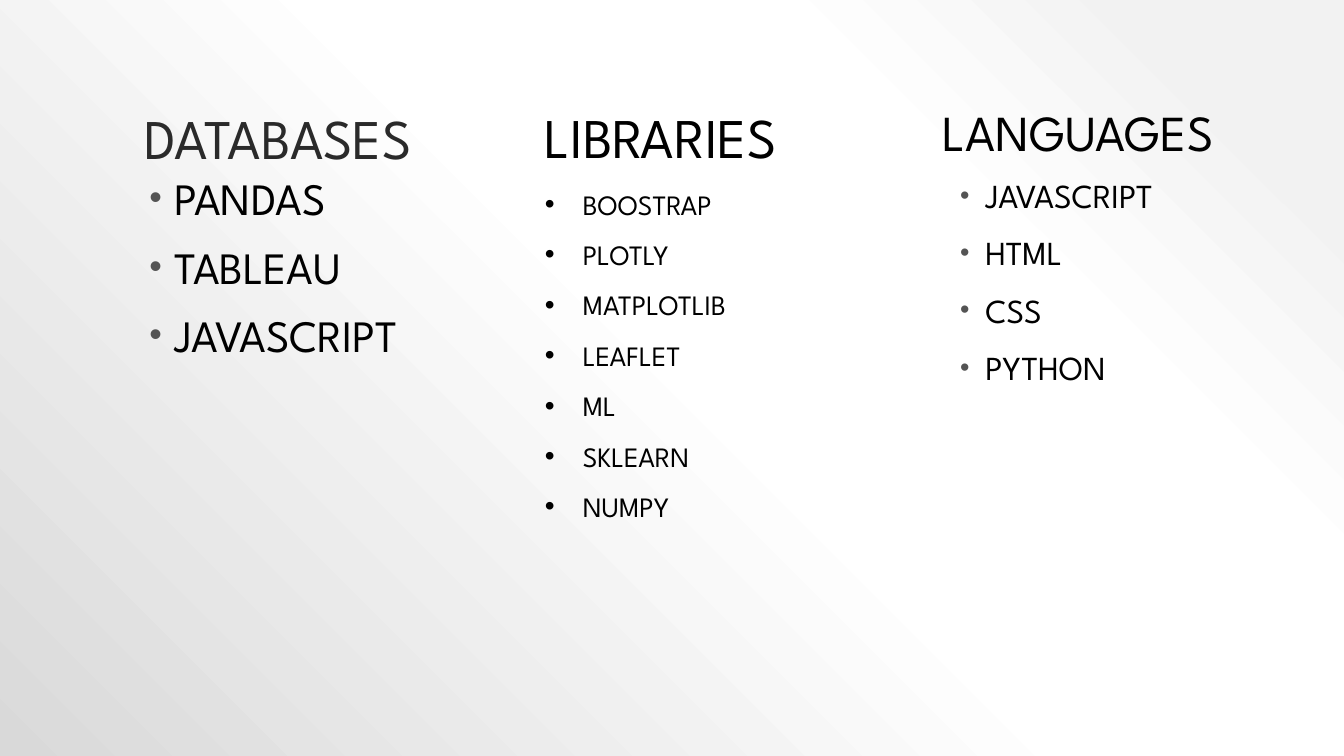
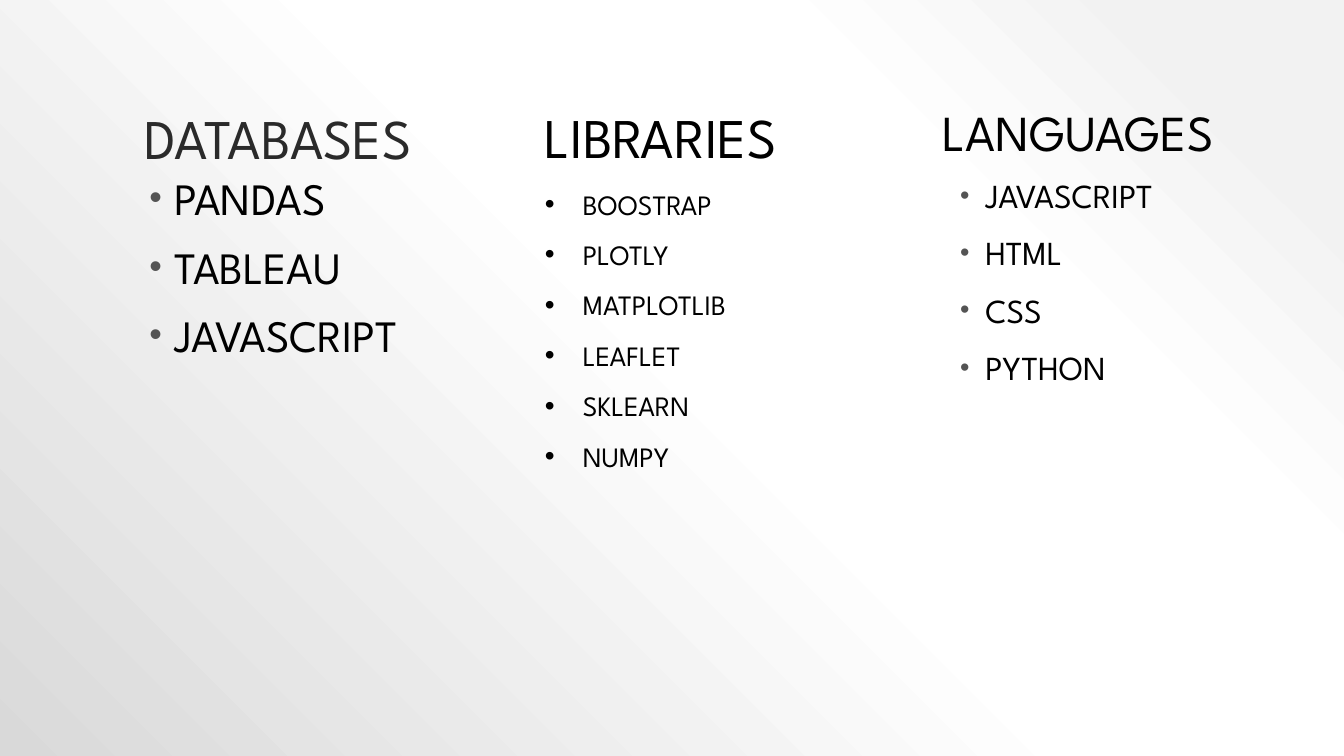
Before and after one commit to Jordanmyer92/COVID-Part-3, a slide deck: slide 4 of PROJECT_3_PRESENTATION (2).pptx. Drawn at 1344x756 pixels with LibreOffice and Linux fonts; fonts in the diff are those of the drawing. Boxes give left, top, right and bottom in pixels: in the first picture for what was removed or moved away, otherwise in the second. Text is boxed around its words. In the diff, an @@ line names an element or a change of style, - is before the commit and + after.

```diff
--- a/PROJECT_3_PRESENTATION (2).pptx
+++ b/PROJECT_3_PRESENTATION (2).pptx
@@ text at bbox=[583, 397, 616, 416]: paragraph removed @@
-• ML
```
Also in this commit, not shown: 8 other slides changed, 1 other file.
